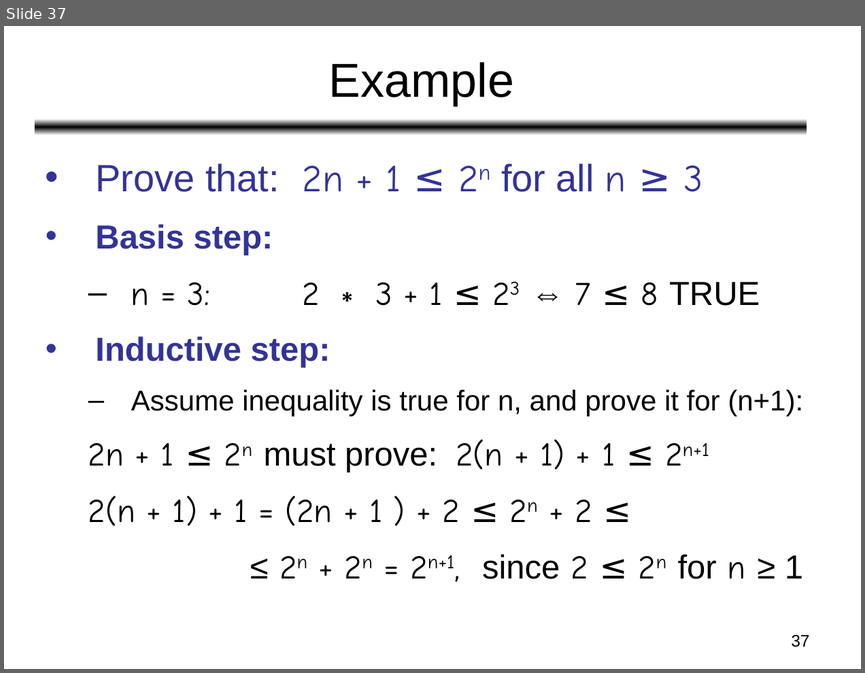
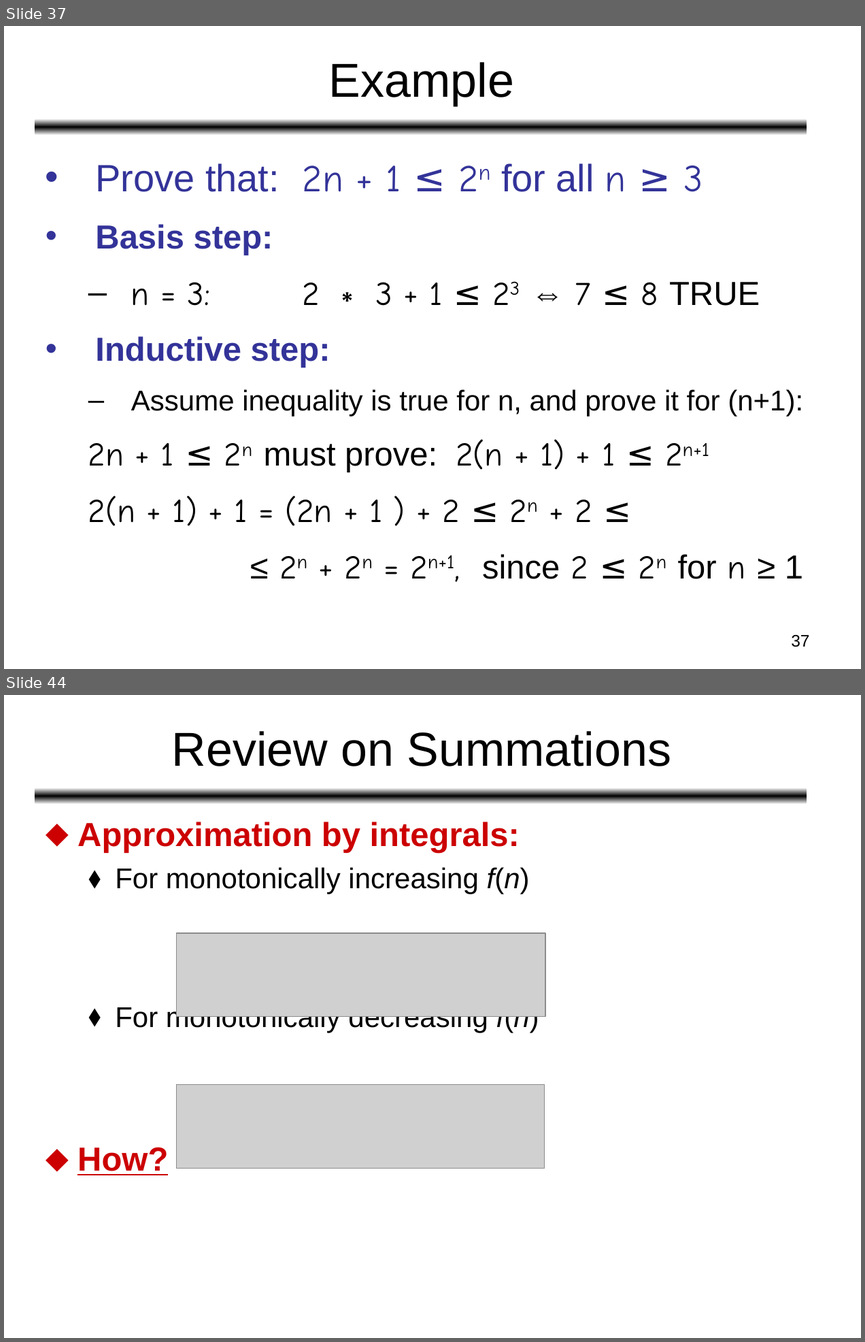
Before and after one commit to Emadalsuwat/emadalsuwat.github.io, a slide deck: algorithms/Lecture 1.ppt. Shown one above the other, each under a label of ours: slide 37 before the commit, slides 37 and 44 after it; the slides between them are not shown. The pictures are 865x673 and 865x1342 pixels, drawn with LibreOffice and Linux fonts; fonts in the diff are those of the drawing; grey boxes stand for pictures. Boxes give left, top, right and bottom in pixels: in the first picture for what was removed or moved away, otherwise in the second. Text is boxed around its words. In the diff, an @@ line names an element or a change of style, - is before the commit and + after.

```diff
--- a/algorithms/Lecture 1.ppt
+++ b/algorithms/Lecture 1.ppt
@@ slide 44 added at box(4, 695, 861, 1338), background #FFFFFF; not listed: 1 template element that a slide beside it also shows @@
@@ title added at box(172, 731, 672, 766), 40 pt, text #000000 @@
+Review on Summations
@@ text added at box(77, 821, 539, 1175), 24 pt, text #000000 @@
+⬥ Approximation by integrals:
+  ⬧ For monotonically increasing f(n)
+  ⬧ For monotonically decreasing f(n)
+⬥ How?
@@ picture added at box(176, 933, 545, 1016) @@
@@ picture added at box(176, 1085, 544, 1168) @@
```
Also in this commit, not shown: 1 slide changed, 7 other slides added.
